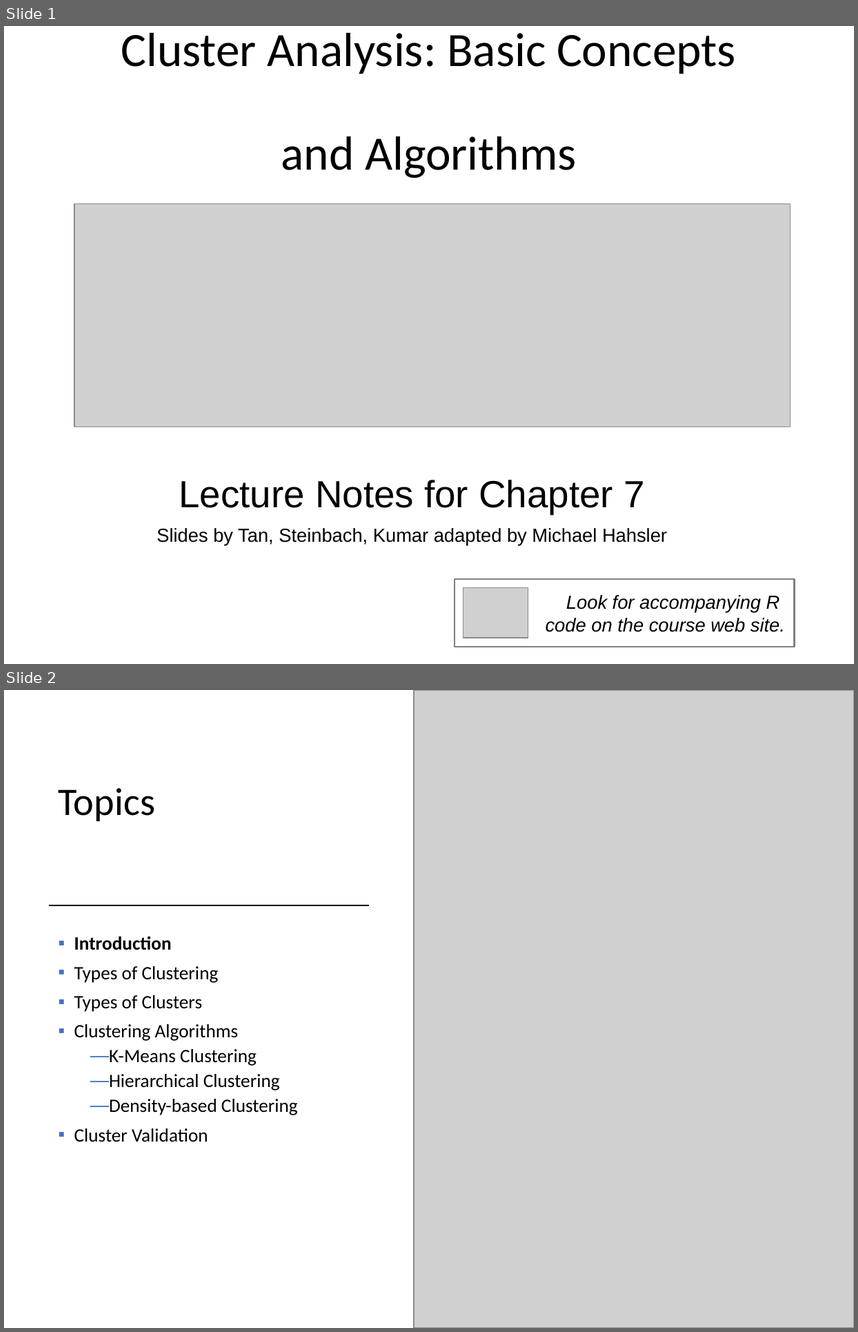
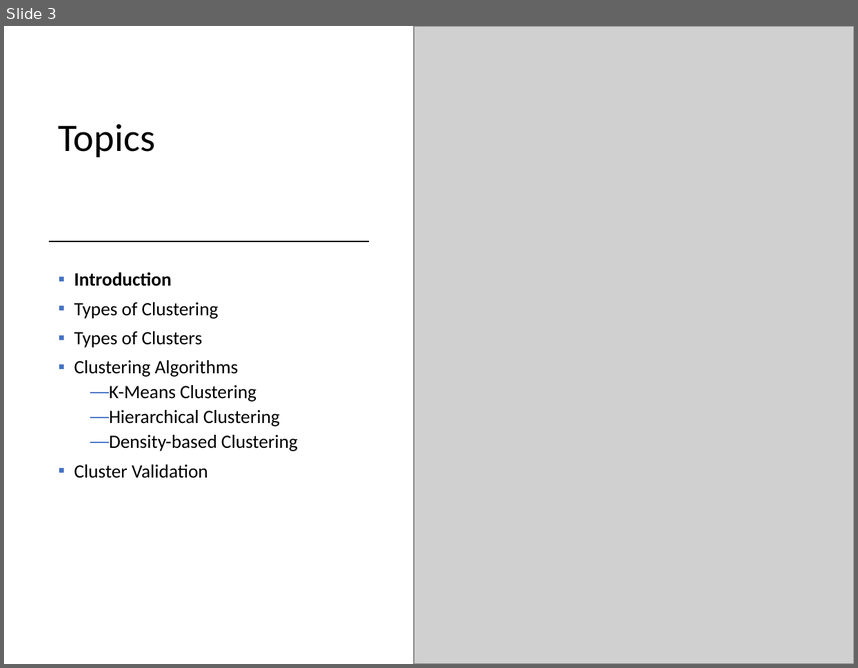
Before and after one commit to mhahsler/Introduction_to_Data_Mining_R_Examples, a slide deck: slides/chap7_basic_cluster_analysis.pptx. Shown one above the other, each under a label of ours: slides 1 and 2 before the commit, slide 3 after it. The pictures are 858x1332 and 858x668 pixels, drawn with LibreOffice and Linux fonts; fonts in the diff are those of the drawing; grey boxes stand for pictures. Boxes give left, top, right and bottom in pixels: in the first picture for what was removed or moved away, otherwise in the second. Text is boxed around its words. In the diff, an @@ line names an element or a change of style, - is before the commit and + after.

```diff
--- a/slides/chap7_basic_cluster_analysis.pptx
+++ b/slides/chap7_basic_cluster_analysis.pptx
@@ slide 1 removed at box(4, 26, 854, 664), background #FFFFFF @@
@@ title removed at box(121, 33, 736, 178) @@
-Cluster Analysis: Basic Concepts
-and Algorithms
@@ picture removed at box(74, 203, 791, 426) @@
@@ text removed at box(156, 479, 667, 546) @@
-Lecture Notes for Chapter 7
-Slides by Tan, Steinbach, Kumar adapted by Michael Hahsler
@@ rectangle removed at box(455, 579, 795, 646) @@
-Look for accompanying R
-code on the course web site.
@@ picture removed at box(463, 587, 528, 637) @@
@@ what was slide 2 is now slide 3 @@
```
Also in this commit, not shown: 2 slides added, 10 other files.
